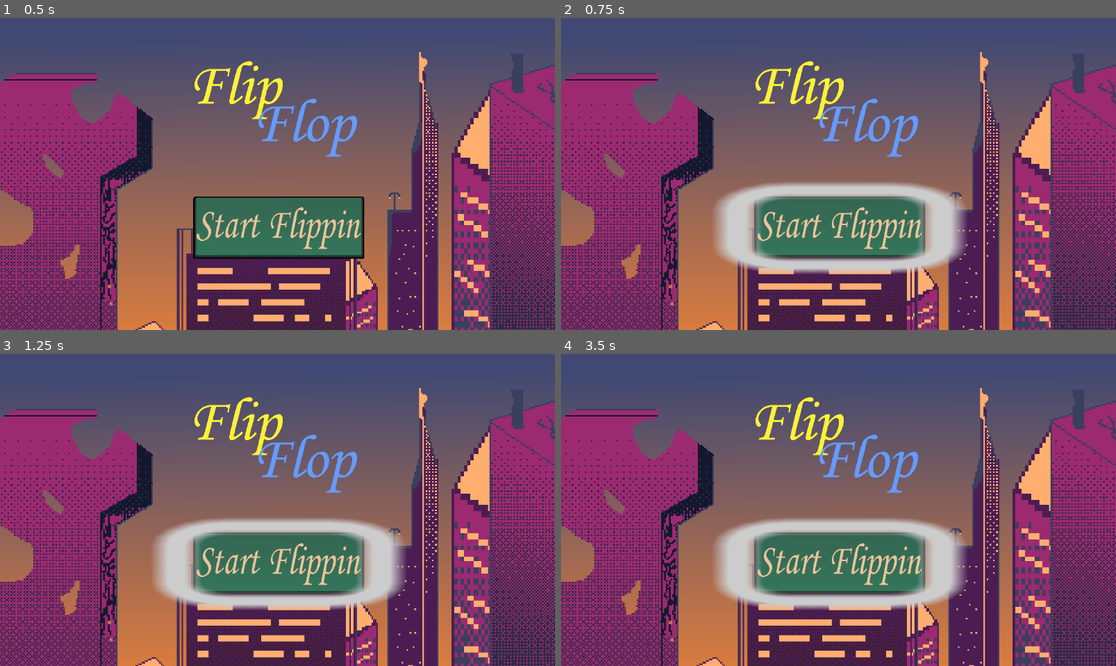
Above: before the commit, frames 1-4 (two rows, left to right).
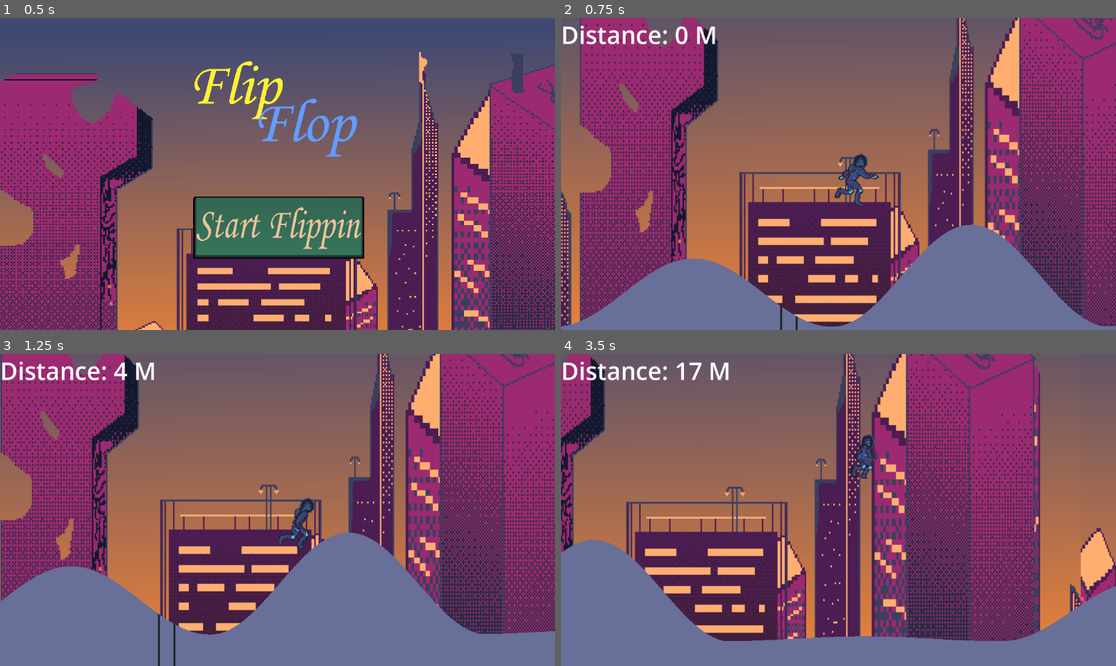
Above: after the commit, the same moments.

Repository: poplar00/Flip-Flop
Game: Godot game, scene res://Scenes/main_menu.tscn
The game is run twice, just before and just after one commit, with the same random seed, the same clock (stepped at 60 frames per second) and the same inputs. This scene is started directly instead of the project's main scene.
Inputs (mouse positions are in pixels of both pictures, inside the frame that each line leads up to):
- Up to frame 1 (0.5 s): no input
- Up to frame 2 (0.75 s): click (838, 227) at 0.5 s
- Up to frame 3 (1.25 s): no input
- Up to frame 4 (3.5 s): click (838, 563) at 1.27 s; click (838, 563) at 2.02 s; tap Space (JUMP) at 3.02 s

Frame 1 is identical in both runs. In frame 2, 87% of the frame differs, in the area x 0-100%, y 0-100%; in frame 3, 90%; in frame 4, 96%.

Commit message:
fix main menu

Diff:
--- a/Scenes/character_body_2d.tscn
+++ b/Scenes/character_body_2d.tscn
@@ -165,6 +165,102 @@
 
 [sub_resource type="RectangleShape2D" id="RectangleShape2D_t38ji"]
 size = Vector2(59, 59)
+
+[sub_resource type="Animation" id="Animation_601d1"]
+length = 0.001
+tracks/0/type = "bezier"
+tracks/0/imported = false
+tracks/0/enabled = true
+tracks/0/path = NodePath("Anim2D:frame")
+tracks/0/interp = 1
+tracks/0/loop_wrap = true
+tracks/0/keys = {
+"handle_modes": PackedInt32Array(0),
+"points": PackedFloat32Array(0, -0.25, 0, 0.25, 0),
+"times": PackedFloat32Array(0)
+}
+
+[sub_resource type="Animation" id="Animation_p20bj"]
+resource_name = "airborne"
+step = 0.5
+tracks/0/type = "value"
+tracks/0/imported = false
+tracks/0/enabled = true
+tracks/0/path = NodePath("Anim2D:animation")
+tracks/0/interp = 1
+tracks/0/loop_wrap = true
+tracks/0/keys = {
+"times": PackedFloat32Array(0),
+"transitions": PackedFloat32Array(1),
+"update": 1,
+"values": [&"airborne"]
+}
+tracks/1/type = "bezier"
+tracks/1/imported = false
+tracks/1/enabled = true
+tracks/1/path = NodePath("Anim2D:frame")
+tracks/1/interp = 1
+tracks/1/loop_wrap = true
+tracks/1/keys = {
+"handle_modes": PackedInt32Array(0, 0, 0),
+"points": PackedFloat32Array(0, -0.25, 0, 0.25, 0, 0, -0.25, 0, 0.25, 0, 0, -0.25, 0, 0.25, 0),
+"times": PackedFloat32Array(0, 0.5, 1)
+}
+
+[sub_resource type="Animation" id="Animation_ancw4"]
+resource_name = "dies"
+step = 0.2
+tracks/0/type = "value"
+tracks/0/imported = false
+tracks/0/enabled = true
+tracks/0/path = NodePath("Anim2D:animation")
+tracks/0/interp = 1
+tracks/0/loop_wrap = true
+tracks/0/keys = {
+"times": PackedFloat32Array(0),
+"transitions": PackedFloat32Array(1),
+"update": 1,
+"values": [&"dies"]
+}
+tracks/1/type = "bezier"
+tracks/1/imported = false
+tracks/1/enabled = true
+tracks/1/path = NodePath("Anim2D:frame")
+tracks/1/interp = 1
+tracks/1/loop_wrap = true
+tracks/1/keys = {
+"handle_modes": PackedInt32Array(0, 0, 0, 0, 0, 0),
+"points": PackedFloat32Array(0, -0.25, 0, 0.25, 0, 1, -0.25, 0, 0.25, 0, 2, -0.25, 0, 0.25, 0, 3, -0.25, 0, 0.25, 0, 4, -0.25, 0, 0.25, 0, 5, -0.25, 0, 0.25, 0),
+"times": PackedFloat32Array(0, 0.2, 0.4, 0.6, 0.8, 1)
+}
+
+[sub_resource type="Animation" id="Animation_6d06k"]
+resource_name = "jump"
+length = 0.5
+step = 0.1
+tracks/0/type = "value"
+tracks/0/imported = false
+tracks/0/enabled = true
+tracks/0/path = NodePath("Anim2D:animation")
+tracks/0/interp = 1
+tracks/0/loop_wrap = true
+tracks/0/keys = {
+"times": PackedFloat32Array(0),
+"transitions": PackedFloat32Array(1),
+"update": 1,
+"values": [&"jump"]
+}
+tracks/1/type = "bezier"
+tracks/1/imported = false
+tracks/1/enabled = true
+tracks/1/path = NodePath("Anim2D:frame")
+tracks/1/interp = 1
+tracks/1/loop_wrap = true
+tracks/1/keys = {
+"handle_modes": PackedInt32Array(0, 0, 0),
+"points": PackedFloat32Array(0, -0.25, 0, 0.25, 0, 1, -0.25, 0, 0.25, 0, 2, -0.25, 0, 0.25, 0),
+"times": PackedFloat32Array(0, 0.2, 0.4)
+}
 
 [sub_resource type="Animation" id="Animation_fxof2"]
 resource_name = "running"
@@ -193,102 +289,6 @@
 "values": [&"running"]
 }
 
-[sub_resource type="Animation" id="Animation_601d1"]
-length = 0.001
-tracks/0/type = "bezier"
-tracks/0/imported = false
-tracks/0/enabled = true
-tracks/0/path = NodePath("Anim2D:frame")
-tracks/0/interp = 1
-tracks/0/loop_wrap = true
-tracks/0/keys = {
-"handle_modes": PackedInt32Array(0),
-"points": PackedFloat32Array(0, -0.25, 0, 0.25, 0),
-"times": PackedFloat32Array(0)
-}
-
-[sub_resource type="Animation" id="Animation_6d06k"]
-resource_name = "jump"
-length = 0.5
-step = 0.1
-tracks/0/type = "value"
-tracks/0/imported = false
-tracks/0/enabled = true
-tracks/0/path = NodePath("Anim2D:animation")
-tracks/0/interp = 1
-tracks/0/loop_wrap = true
-tracks/0/keys = {
-"times": PackedFloat32Array(0),
-"transitions": PackedFloat32Array(1),
-"update": 1,
-"values": [&"jump"]
-}
-tracks/1/type = "bezier"
-tracks/1/imported = false
-tracks/1/enabled = true
-tracks/1/path = NodePath("Anim2D:frame")
-tracks/1/interp = 1
-tracks/1/loop_wrap = true
-tracks/1/keys = {
-"handle_modes": PackedInt32Array(0, 0, 0),
-"points": PackedFloat32Array(0, -0.25, 0, 0.25, 0, 1, -0.25, 0, 0.25, 0, 2, -0.25, 0, 0.25, 0),
-"times": PackedFloat32Array(0, 0.2, 0.4)
-}
-
-[sub_resource type="Animation" id="Animation_p20bj"]
-resource_name = "airborne"
-step = 0.5
-tracks/0/type = "value"
-tracks/0/imported = false
-tracks/0/enabled = true
-tracks/0/path = NodePath("Anim2D:animation")
-tracks/0/interp = 1
-tracks/0/loop_wrap = true
-tracks/0/keys = {
-"times": PackedFloat32Array(0),
-"transitions": PackedFloat32Array(1),
-"update": 1,
-"values": [&"airborne"]
-}
-tracks/1/type = "bezier"
-tracks/1/imported = false
-tracks/1/enabled = true
-tracks/1/path = NodePath("Anim2D:frame")
-tracks/1/interp = 1
-tracks/1/loop_wrap = true
-tracks/1/keys = {
-"handle_modes": PackedInt32Array(0, 0, 0),
-"points": PackedFloat32Array(0, -0.25, 0, 0.25, 0, 0, -0.25, 0, 0.25, 0, 0, -0.25, 0, 0.25, 0),
-"times": PackedFloat32Array(0, 0.5, 1)
-}
-
-[sub_resource type="Animation" id="Animation_ancw4"]
-resource_name = "dies"
-step = 0.2
-tracks/0/type = "value"
-tracks/0/imported = false
-tracks/0/enabled = true
-tracks/0/path = NodePath("Anim2D:animation")
-tracks/0/interp = 1
-tracks/0/loop_wrap = true
-tracks/0/keys = {
-"times": PackedFloat32Array(0),
-"transitions": PackedFloat32Array(1),
-"update": 1,
-"values": [&"dies"]
-}
-tracks/1/type = "bezier"
-tracks/1/imported = false
-tracks/1/enabled = true
-tracks/1/path = NodePath("Anim2D:frame")
-tracks/1/interp = 1
-tracks/1/loop_wrap = true
-tracks/1/keys = {
-"handle_modes": PackedInt32Array(0, 0, 0, 0, 0, 0),
-"points": PackedFloat32Array(0, -0.25, 0, 0.25, 0, 1, -0.25, 0, 0.25, 0, 2, -0.25, 0, 0.25, 0, 3, -0.25, 0, 0.25, 0, 4, -0.25, 0, 0.25, 0, 5, -0.25, 0, 0.25, 0),
-"times": PackedFloat32Array(0, 0.2, 0.4, 0.6, 0.8, 1)
-}
-
 [sub_resource type="AnimationLibrary" id="AnimationLibrary_8ldn0"]
 _data = {
 &"RESET": SubResource("Animation_601d1"),
--- a/Scripts/main_menu.gd
+++ b/Scripts/main_menu.gd
@@ -2,4 +2,4 @@
 
 
 func _on_flip_pressed() -> void:
-	get_tree().change_scene_to_file("res://Main.tscn")
+	get_tree().change_scene_to_file("res://Scenes/Main.tscn")
Not shown: 1 places in Scenes/Main.tscn that only renumber resources
Not shown: 1 places in Scenes/main_menu.tscn that only renumber resources
